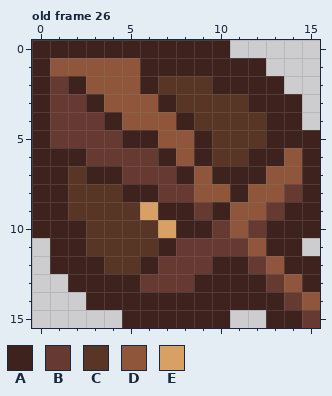
Two versions of one pixel-art file, Assets/Icons.aseprite. Above: the version before the commit.
16x16 pixels, 29 frames. Colours within 5 levels of each other are drawn and written as one. Shown: old frame 26.
Palette (. is transparent): A #3e221d  B #663931  C #583524  D #8f563b  E #d9a066
The same view after the edit:
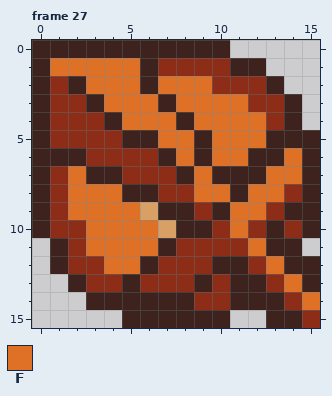
Colours new in this view: F #df7126
A new or re-ordered frame is compared with the old frame closest to it.
The exact change:
{"change": "frames 29 -> 30"}
{"colour":"B","old":"#663931","new":"#8d2d18"}
{"where": "frame 27 is new; against old frame 26, layers \"First\", \"Second\""}
{"frame":27,"y":1,"x":1,"old":"DDDDD","new":"FFFFF"}
{"frame":27,"y":1,"x":7,"old":"AAAA","new":"BBBB"}
{"frame":27,"y":2,"x":3,"old":"DDD","new":"FFF"}
{"frame":27,"y":2,"x":7,"old":"CCCAAA","new":"FFFBBB"}
{"frame":27,"y":3,"x":4,"old":"DDD","new":"FFF"}
{"frame":27,"y":3,"x":8,"old":"CCCCAA","new":"FFFFBB"}
{"frame":27,"y":4,"x":5,"old":"DDD","new":"FFF"}
{"frame":27,"y":4,"x":9,"old":"CCCCA","new":"FFFFB"}
{"frame":27,"y":5,"x":7,"old":"DD","new":"FF"}
{"frame":27,"y":5,"x":10,"old":"CCC","new":"FFF"}
{"frame":27,"y":6,"x":8,"old":"D","new":"F"}
{"frame":27,"y":6,"x":10,"old":"CC","new":"FF"}
{"frame":27,"y":6,"x":14,"old":"D","new":"F"}
{"frame":27,"y":7,"x":1,"old":"AC","new":"BF"}
{"frame":27,"y":7,"x":9,"old":"D","new":"F"}
{"frame":27,"y":7,"x":13,"old":"DD","new":"FF"}
{"frame":27,"y":8,"x":1,"old":"ACCC","new":"BFFF"}
{"frame":27,"y":8,"x":9,"old":"DD","new":"FF"}
{"frame":27,"y":8,"x":12,"old":"DD","new":"FF"}
{"frame":27,"y":9,"x":1,"old":"ACCCC","new":"BFFFF"}
{"frame":27,"y":9,"x":11,"old":"DD","new":"FF"}
{"frame":27,"y":10,"x":1,"old":"AACCCC","new":"BBFFFF"}
{"frame":27,"y":10,"x":11,"old":"D","new":"F"}
{"frame":27,"y":10,"x":14,"old":"A","new":"B"}
{"frame":27,"y":11,"x":2,"old":"ACCCC","new":"BFFFF"}
{"frame":27,"y":11,"x":12,"old":"D","new":"F"}
{"frame":27,"y":12,"x":2,"old":"AACC","new":"BBFF"}
{"frame":27,"y":12,"x":13,"old":"D","new":"F"}
{"frame":27,"y":13,"x":3,"old":"AA","new":"BB"}
{"frame":27,"y":13,"x":10,"old":"A","new":"B"}
{"frame":27,"y":13,"x":14,"old":"D","new":"F"}
{"frame":27,"y":14,"x":9,"old":"AA","new":"BB"}
{"frame":27,"y":14,"x":15,"old":"D","new":"F"}
